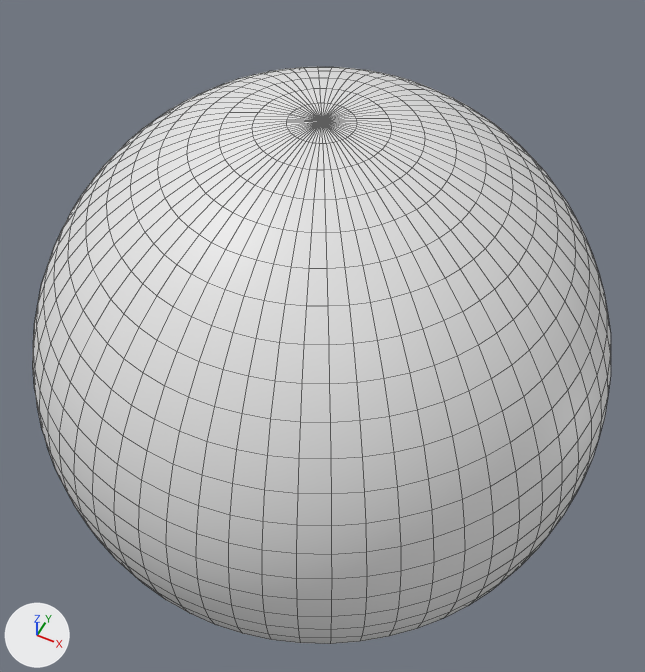
Before and after pictures for a commit that changed the Blender file Assets/Models/Sphere_for_360Camera_flat.blend.
Before and after are seen from a 50 mm camera at (9.5, -18.9, 24.7) aimed at (0.5, -1.0, 2.3). The axes (+X, +Y, +Z) are drawn at lower left. The lights are the same throughout. Mesh edges are drawn as thin lines.
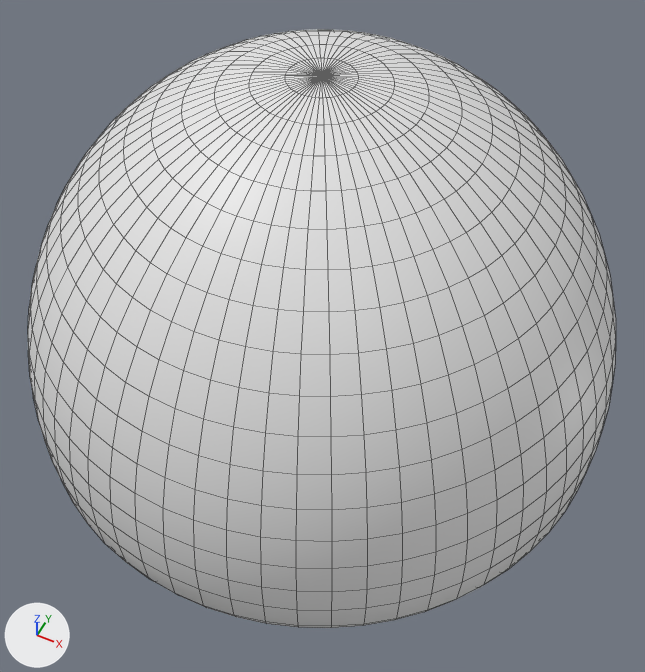
The change, as a list of edits to the scene's bpy script:
```text
Change me_sphere:
    used by ob_sphere; location = (0.0, 0.0, 0.0)
    remove me_sphere.from_pydata(...)  # 1986 vertices, 2048 faces; spans x -10.0..10.0, y -10.0..10.0, z -4.9..10.0
    add me_sphere.from_pydata(...)  # 1986 vertices, 2048 faces; spans x -10.0..10.0, y -10.0..10.0, z -2.2..11.4
    me_sphere part 1: 1986 of 1986 vertices moved; they spanned x -10.0..10.0, y -10.0..10.0, z -4.9..10.0 and now span x -10.0..10.0, y -10.0..10.0, z -2.2..11.4; mean shift (0.0, 0.0, 1.5); largest move (0.0, 0.0, -4.9) -> (0.0, 0.0, -2.2)
```

Boxes (x1, y1, x2, y2) around the edits, measured in the pictures (645 x 672 px):
'Sphere', reshaped: before (33, 67, 611, 644); after (28, 29, 616, 628)
